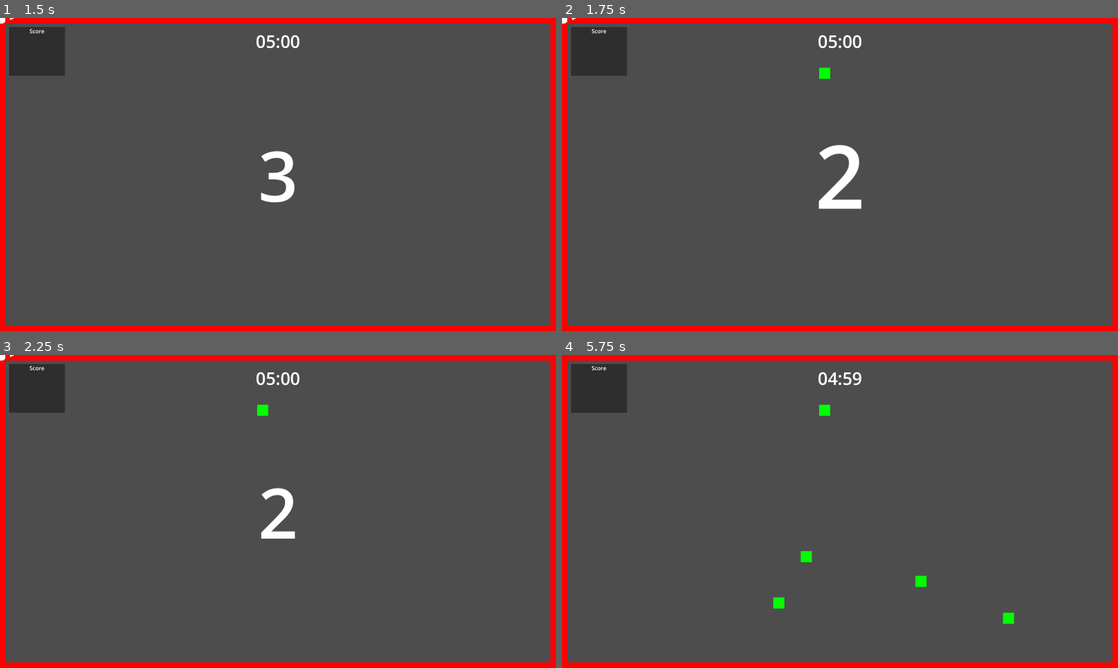
Above: before the commit, frames 1-4 (two rows, left to right).
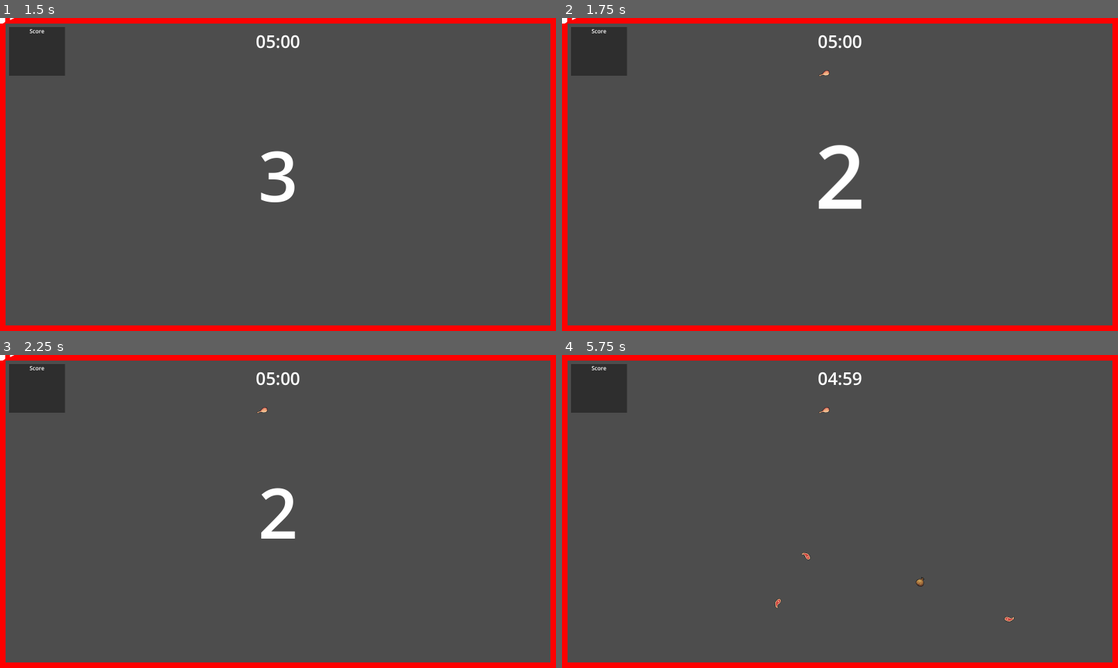
Above: after the commit, the same moments.

Repository: Ozymandias1/godot_snake_game
Game: Godot game, scene res://Scenes/Templates/game_level.tscn
The game is run twice, just before and just after one commit, with the same random seed, the same clock (stepped at 60 frames per second) and the same inputs. This scene is started directly instead of the project's main scene.
Inputs (mouse positions are in pixels of both pictures, inside the frame that each line leads up to):
- Up to frame 1 (1.5 s): click "Start Game" at 0.5 s; tap Enter at 1.25 s; move the mouse to (400, 158) at 1.27 s; hold D (Steer Right) from 1.28 s (still down); hold W (Boost) from 1.28 s (still down); click (400, 158) at 1.42 s
- Up to frame 2 (1.75 s): keep holding D (Steer Right); keep holding W (Boost)
- Up to frame 3 (2.25 s): move the mouse to (166, 527) at 2.02 s; release D (Steer Right) at 2.03 s; release W (Boost) at 2.03 s; hold A (Steer Left) from 2.03 s (still down); tap W (Boost) at 2.1 s
- Up to frame 4 (5.75 s): move the mouse to (895, 442) at 2.77 s; release A (Steer Left) at 2.78 s; hold W (Boost) 2.78-3.53 s; hold D (Steer Right) 2.78-4.28 s; tap Space at 3.5 s; move the mouse to (812, 574) at 3.52 s; tap W (Boost) at 3.6, 5.1 s; click (812, 574) at 3.67 s; move the mouse to (1006, 558) at 4.27 s; hold W (Boost) 4.28-5.03 s; hold A (Steer Left) from 4.28 s (still down); tap Enter at 5 s; move the mouse to (673, 464) at 5.02 s

Frame 1 is identical in both runs. In frame 2, less than 0.1% of the frame differs, in the area x 46-49%, y 15-20%; in frame 3, less than 0.1%; in frame 4, 0.4%, in the area x 38-82%, y 15-86%.
Error in both runs: Invalid access to property or key 'name' on a base object of type 'Dictionary'. (res://Scripts/Player.gd:31)

Commit message:
음식 스프라이트 이미지 적용

Diff:
--- a/Scenes/Templates/food_item.tscn
+++ b/Scenes/Templates/food_item.tscn
@@ -1,4 +1,155 @@
-[gd_scene load_steps=3 format=3 uid="uid://dp04rb37a7uo1"]
+[gd_scene load_steps=26 format=3 uid="uid://dp04rb37a7uo1"]
+
+[ext_resource type="Script" path="res://Scripts/FoodItem.gd" id="1_g1ysb"]
+[ext_resource type="Texture2D" uid="uid://b4qk2ovvdm32x" path="res://Textures/MeatSmall.png" id="1_mnoyk"]
+
+[sub_resource type="AtlasTexture" id="AtlasTexture_eluas"]
+atlas = ExtResource("1_mnoyk")
+region = Rect2(0, 0, 32, 32)
+
+[sub_resource type="AtlasTexture" id="AtlasTexture_s561v"]
+atlas = ExtResource("1_mnoyk")
+region = Rect2(32, 0, 32, 32)
+
+[sub_resource type="AtlasTexture" id="AtlasTexture_ic0sd"]
+atlas = ExtResource("1_mnoyk")
+region = Rect2(64, 0, 32, 32)
+
+[sub_resource type="AtlasTexture" id="AtlasTexture_j7yk4"]
+atlas = ExtResource("1_mnoyk")
+region = Rect2(96, 0, 32, 32)
+
+[sub_resource type="AtlasTexture" id="AtlasTexture_eqrj5"]
+atlas = ExtResource("1_mnoyk")
+region = Rect2(0, 32, 32, 32)
+
+[sub_resource type="AtlasTexture" id="AtlasTexture_ffv1e"]
+atlas = ExtResource("1_mnoyk")
+region = Rect2(32, 32, 32, 32)
+
+[sub_resource type="AtlasTexture" id="AtlasTexture_pdxf0"]
+atlas = ExtResource("1_mnoyk")
+region = Rect2(64, 32, 32, 32)
+
+[sub_resource type="AtlasTexture" id="AtlasTexture_85hau"]
+atlas = ExtResource("1_mnoyk")
+region = Rect2(96, 32, 32, 32)
+
+[sub_resource type="AtlasTexture" id="AtlasTexture_mhdc7"]
+atlas = ExtResource("1_mnoyk")
+region = Rect2(0, 64, 32, 32)
+
+[sub_resource type="AtlasTexture" id="AtlasTexture_tm67s"]
+atlas = ExtResource("1_mnoyk")
+region = Rect2(32, 64, 32, 32)
+
+[sub_resource type="AtlasTexture" id="AtlasTexture_h5car"]
+atlas = ExtResource("1_mnoyk")
+region = Rect2(64, 64, 32, 32)
+
+[sub_resource type="AtlasTexture" id="AtlasTexture_6kug3"]
+atlas = ExtResource("1_mnoyk")
+region = Rect2(96, 64, 32, 32)
+
+[sub_resource type="AtlasTexture" id="AtlasTexture_m776h"]
+atlas = ExtResource("1_mnoyk")
+region = Rect2(0, 96, 32, 32)
+
+[sub_resource type="AtlasTexture" id="AtlasTexture_jsmh0"]
+atlas = ExtResource("1_mnoyk")
+region = Rect2(32, 96, 32, 32)
+
+[sub_resource type="AtlasTexture" id="AtlasTexture_nhwuk"]
+atlas = ExtResource("1_mnoyk")
+region = Rect2(64, 96, 32, 32)
+
+[sub_resource type="AtlasTexture" id="AtlasTexture_qo6qm"]
+atlas = ExtResource("1_mnoyk")
+region = Rect2(96, 96, 32, 32)
+
+[sub_resource type="AtlasTexture" id="AtlasTexture_7u0wo"]
+atlas = ExtResource("1_mnoyk")
+region = Rect2(0, 128, 32, 32)
+
+[sub_resource type="AtlasTexture" id="AtlasTexture_psiuy"]
+atlas = ExtResource("1_mnoyk")
+region = Rect2(32, 128, 32, 32)
+
+[sub_resource type="AtlasTexture" id="AtlasTexture_4ex4p"]
+atlas = ExtResource("1_mnoyk")
+region = Rect2(64, 128, 32, 32)
+
+[sub_resource type="AtlasTexture" id="AtlasTexture_epmx8"]
+atlas = ExtResource("1_mnoyk")
+region = Rect2(96, 128, 32, 32)
+
+[sub_resource type="SpriteFrames" id="SpriteFrames_ec80k"]
+animations = [{
+"frames": [{
+"duration": 1.0,
+"texture": SubResource("AtlasTexture_eluas")
+}, {
+"duration": 1.0,
+"texture": SubResource("AtlasTexture_s561v")
+}, {
+"duration": 1.0,
+"texture": SubResource("AtlasTexture_ic0sd")
+}, {
+"duration": 1.0,
+"texture": SubResource("AtlasTexture_j7yk4")
+}, {
+"duration": 1.0,
+"texture": SubResource("AtlasTexture_eqrj5")
+}, {
+"duration": 1.0,
+"texture": SubResource("AtlasTexture_ffv1e")
+}, {
+"duration": 1.0,
+"texture": SubResource("AtlasTexture_pdxf0")
+}, {
+"duration": 1.0,
+"texture": SubResource("AtlasTexture_85hau")
+}, {
+"duration": 1.0,
+"texture": SubResource("AtlasTexture_mhdc7")
+}, {
+"duration": 1.0,
+"texture": SubResource("AtlasTexture_tm67s")
+}, {
+"duration": 1.0,
+"texture": SubResource("AtlasTexture_h5car")
+}, {
+"duration": 1.0,
+"texture": SubResource("AtlasTexture_6kug3")
+}, {
+"duration": 1.0,
+"texture": SubResource("AtlasTexture_m776h")
+}, {
+"duration": 1.0,
+"texture": SubResource("AtlasTexture_jsmh0")
+}, {
+"duration": 1.0,
+"texture": SubResource("AtlasTexture_nhwuk")
+}, {
+"duration": 1.0,
+"texture": SubResource("AtlasTexture_qo6qm")
+}, {
+"duration": 1.0,
+"texture": SubResource("AtlasTexture_7u0wo")
+}, {
+"duration": 1.0,
+"texture": SubResource("AtlasTexture_psiuy")
+}, {
+"duration": 1.0,
+"texture": SubResource("AtlasTexture_4ex4p")
+}, {
+"duration": 1.0,
+"texture": SubResource("AtlasTexture_epmx8")
+}],
+"loop": true,
+"name": &"Foods",
+"speed": 5.0
+}]
 
 [sub_resource type="CircleShape2D" id="CircleShape2D_bi8bt"]
 radius = 16.0
@@ -10,17 +161,18 @@
 properties/1/path = NodePath(".:rotation")
 properties/1/spawn = true
 properties/1/replication_mode = 1
+properties/2/path = NodePath("AnimatedSprite2D:frame")
+properties/2/spawn = true
+properties/2/replication_mode = 1
 
 [node name="FoodItem" type="Area2D"]
 collision_layer = 8
+script = ExtResource("1_g1ysb")
 metadata/is_food_item = true
 
-[node name="ColorRect" type="ColorRect" parent="."]
-offset_left = -16.0
-offset_top = -16.0
-offset_right = 16.0
-offset_bottom = 16.0
-color = Color(0, 1, 0, 1)
+[node name="AnimatedSprite2D" type="AnimatedSprite2D" parent="."]
+sprite_frames = SubResource("SpriteFrames_ec80k")
+animation = &"Foods"
 
 [node name="CollisionShape2D" type="CollisionShape2D" parent="."]
 shape = SubResource("CircleShape2D_bi8bt")
--- /dev/null
+++ b/Scripts/FoodItem.gd
@@ -0,0 +1,15 @@
+# FoodItem.gd
+extends Area2D
+class_name FoodItem
+
+@onready var animated_sprite_2d: AnimatedSprite2D = $AnimatedSprite2D
+
+# 시작
+func _ready() -> void:
+	# 무작위 스프라이트 프레임 설정
+	var frame_count = self.animated_sprite_2d.sprite_frames.get_frame_count("Foods")
+	var sel_index = randi_range(0, frame_count - 1)
+	self.animated_sprite_2d.frame = sel_index
+
+	# 무작위 회전
+	self.rotate(randf_range(0, PI * 2.0))
Binary file added: Textures/MeatSmall.png
Not shown, added: Textures/MeatSmall.png.import
